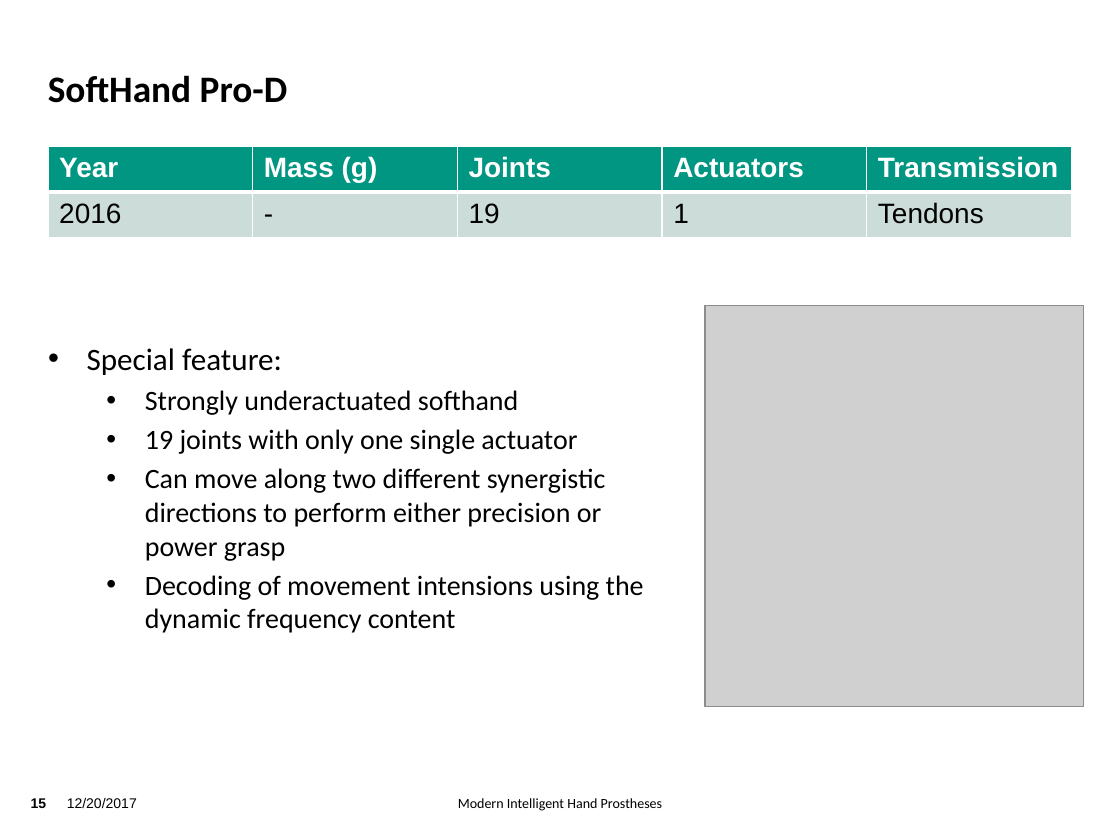
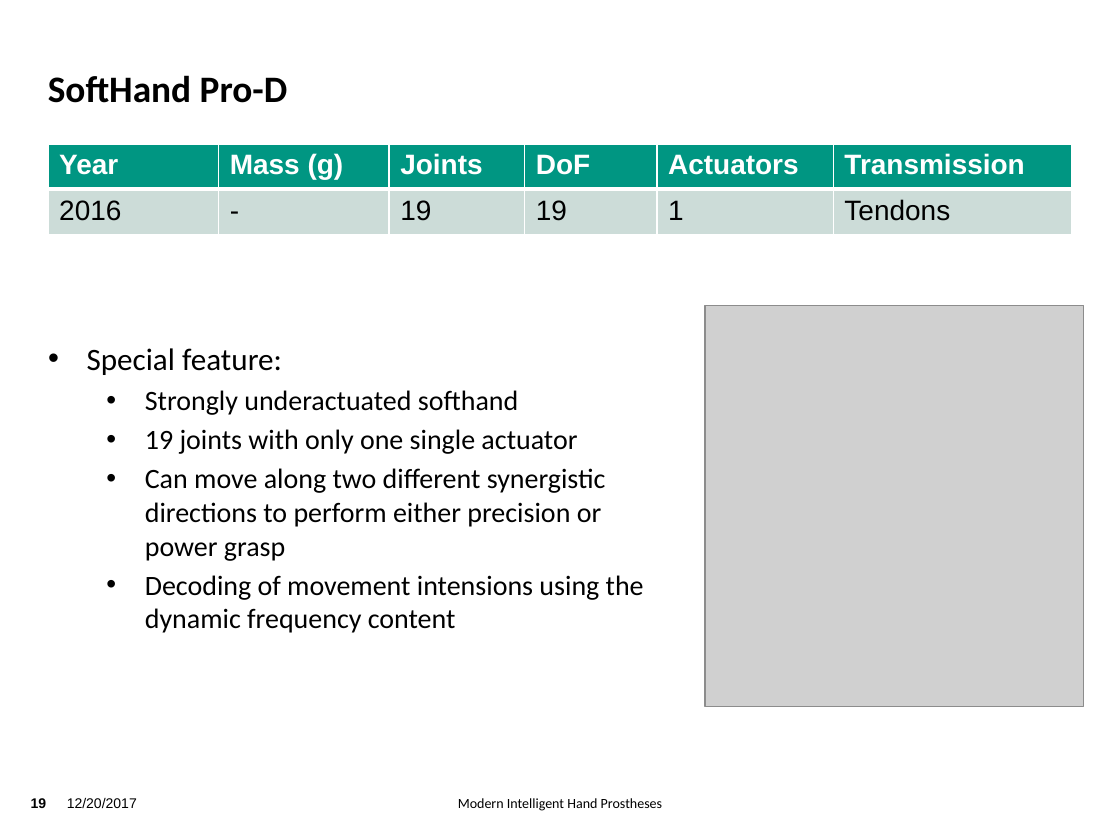
Before and after one commit to TsStocker/HumanoideRobotik, a slide deck: slide 19 of Vortrag/Vortrag.pptx (slide 15 before the commit). Drawn at 1120x840 pixels with LibreOffice and Linux fonts; fonts in the diff are those of the drawing; grey boxes stand for pictures; background and template pictures are left out. Boxes give left, top, right and bottom in pixels: in the first picture for what was removed or moved away, otherwise in the second. Text is boxed around its words. In the diff, an @@ line names an element or a change of style, - is before the commit and + after.

```diff
--- a/Vortrag/Vortrag.pptx
+++ b/Vortrag/Vortrag.pptx
@@ table at box(48, 144, 1071, 235) @@
+column 4: DoF | 19
@@ page number at box(31, 798, 47, 808): text changed @@
-15
+19
```
Also in this commit, not shown: 13 other slides changed, 7 slides added, 1 slide removed, 1 other file.
